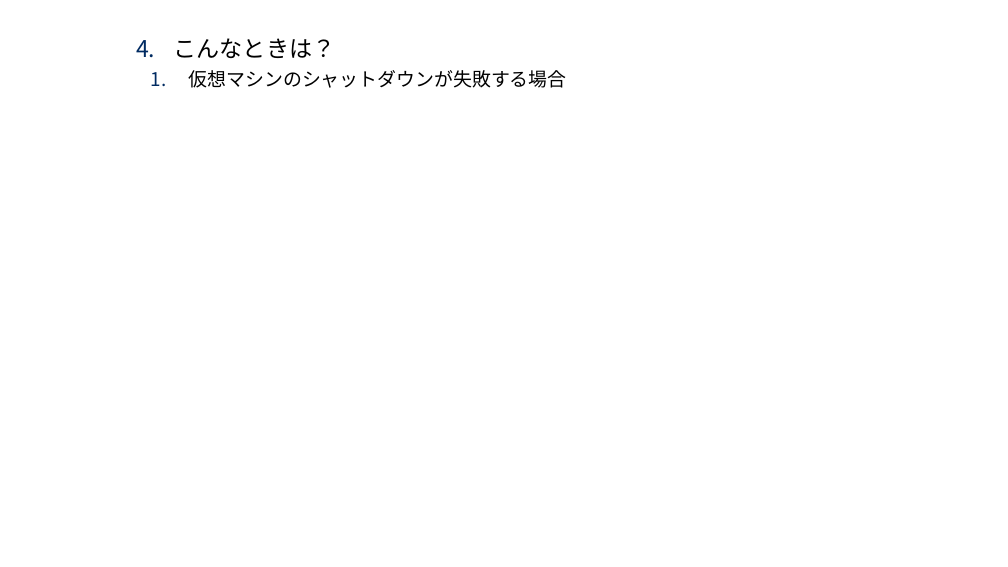
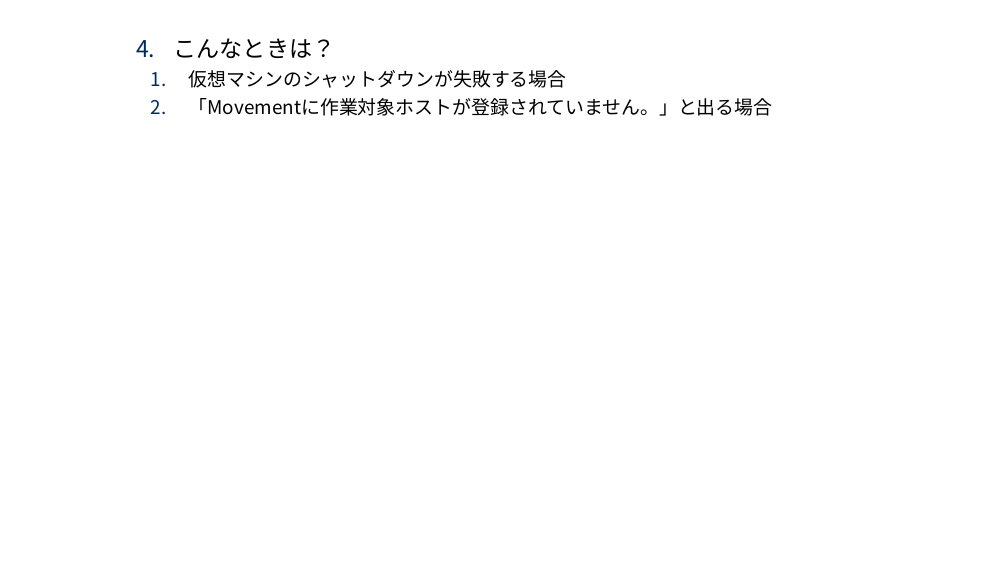
Before and after one commit to exastro-suite/SettingSamples-ITA-HyperV, a slide deck: slide 4 of docs/setting-samples-hyperv-install_ja.pptx. Drawn at 1008x567 pixels with LibreOffice and Linux fonts; fonts in the diff are those of the drawing; background and template pictures are left out. Boxes give left, top, right and bottom in pixels: in the first picture for what was removed or moved away, otherwise in the second. Text is boxed around its words. In the diff, an @@ line names an element or a change of style, - is before the commit and + after.

```diff
--- a/docs/setting-samples-hyperv-install_ja.pptx
+++ b/docs/setting-samples-hyperv-install_ja.pptx
@@ text at box(189, 98, 773, 116): paragraph added @@
+  2. 「Movementに作業対象ホストが登録されていません。」と出る場合
```
Also in this commit, not shown: 9 other slides changed, 3 slides added, 1 other file.
